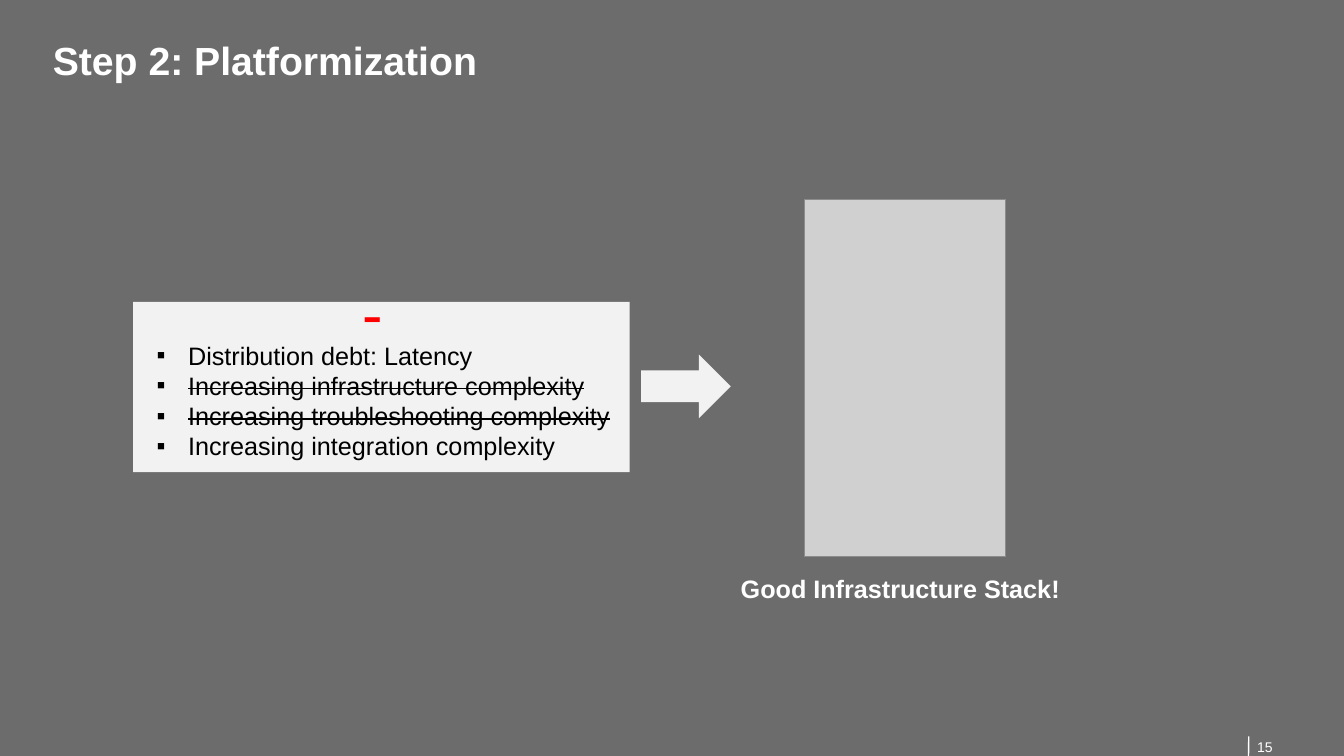
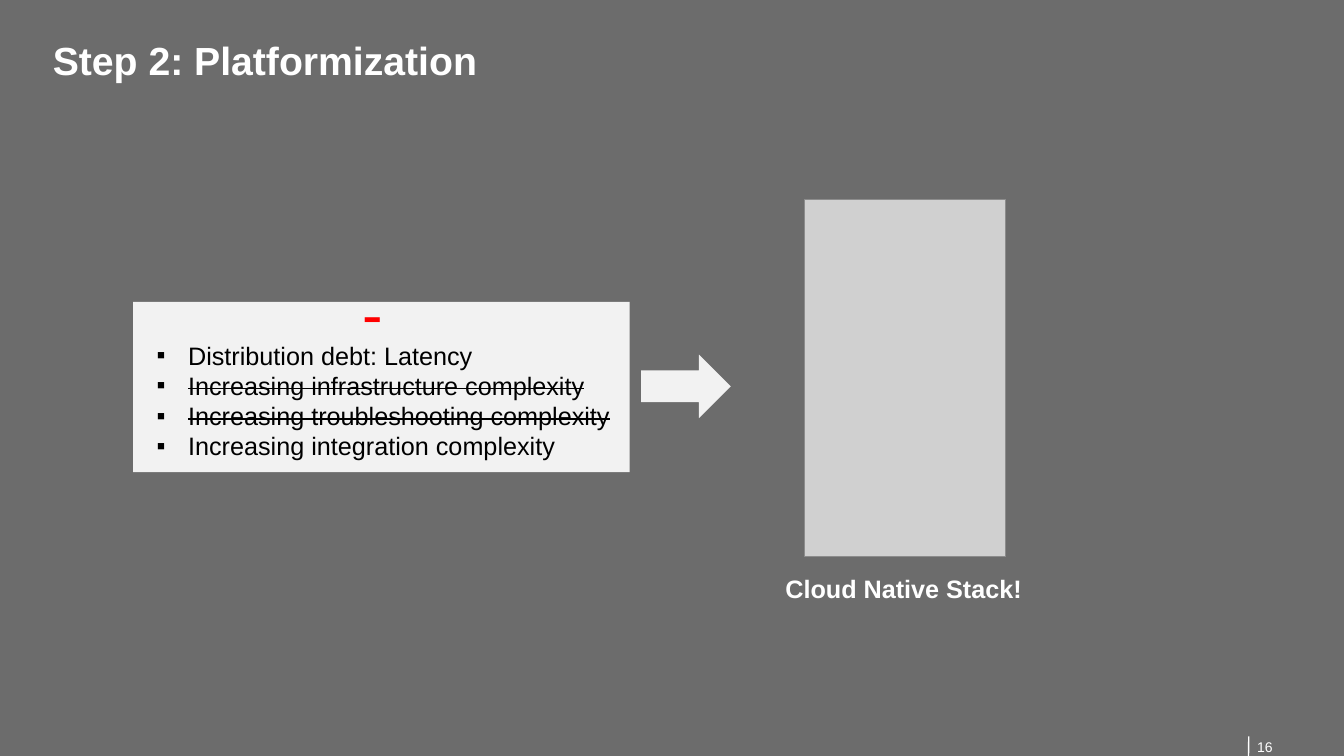
Before and after one commit to qaware/hitchhikers-guide-cloudnative, a slide deck: slide 16 of slides/01-microservices.pptx (slide 15 before the commit). Drawn at 1344x756 pixels with LibreOffice and Linux fonts; fonts in the diff are those of the drawing; grey boxes stand for pictures. Boxes give left, top, right and bottom in pixels: in the first picture for what was removed or moved away, otherwise in the second. Text is boxed around its words. In the diff, an @@ line names an element or a change of style, - is before the commit and + after.

```diff
--- a/slides/01-microservices.pptx
+++ b/slides/01-microservices.pptx
@@ text at (785, 580, 1022, 598): text changed @@
-Good Infrastructure Stack!
+Cloud Native Stack!
```
Also in this commit, not shown: 4 other slides changed, 2 slides added, 4 slides removed, 3 other files.
